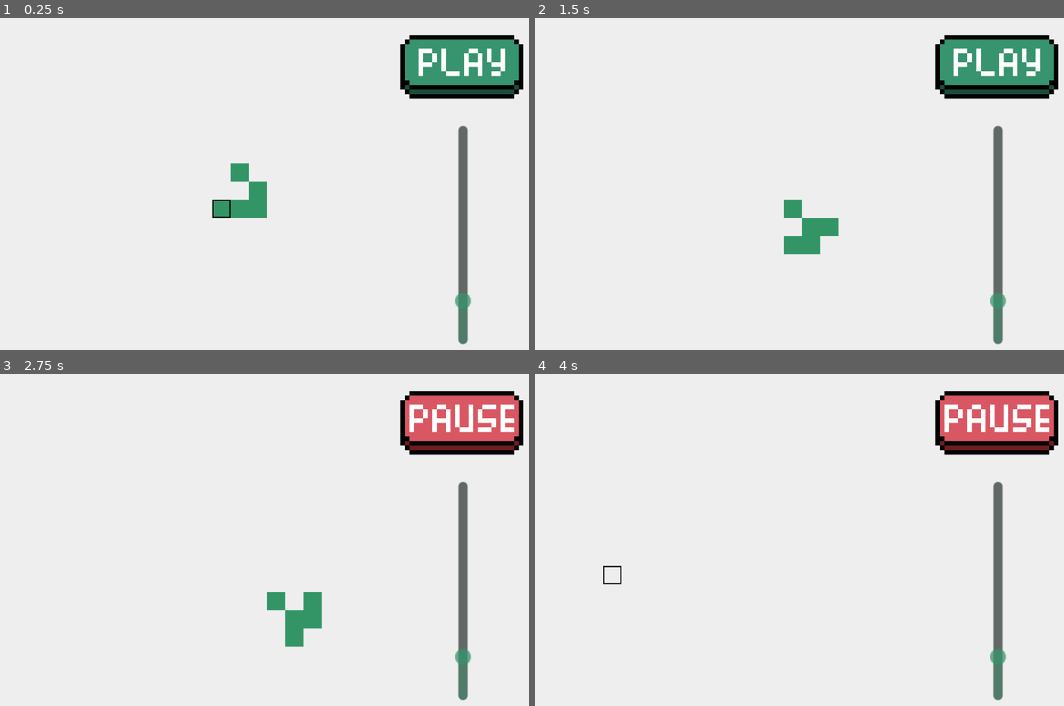
Above: before the commit, frames 1-4 (two rows, left to right).
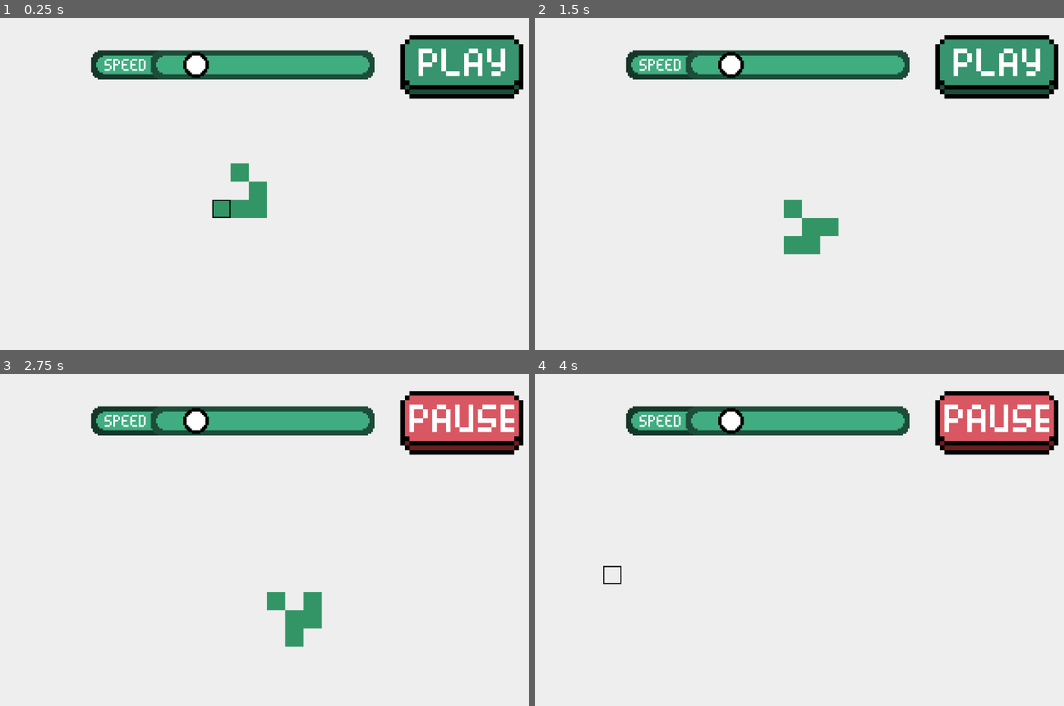
Above: after the commit, the same moments.

Repository: amaark/conways-game-of-life
Game: Godot game, scene res://scenes/main.tscn
Same seed, same stepped clock (60 frames per second), same inputs: the game is played once before the commit and once after it.
Inputs (mouse positions are in pixels of both pictures, inside the frame that each line leads up to):
- Up to frame 1 (0.25 s): no input
- Up to frame 2 (1.5 s): click (995, 67) at 0.5 s; click (995, 67) at 1.25 s
- Up to frame 3 (2.75 s): click (460, 423) at 2 s
- Up to frame 4 (4 s): move the mouse to (889, 540) at 2.77 s; hold S (camera_move_down) 2.78-3.53 s; move the mouse to (614, 576) at 3.52 s; tap A (camera_move_left) at 3.6 s

The runs differ from the first frame. In frame 1, 5.7% of the frame differs, in the area x 17-90%, y 9-99%; in frame 2, 5.7%; in frame 3, 5.7%; in frame 4, 5.7%.

Commit message:
Add speed slider texture

Diff:
--- a/scenes/hud.tscn
+++ b/scenes/hud.tscn
@@ -1,8 +1,22 @@
-[gd_scene load_steps=4 format=3 uid="uid://c3tgrqapc58i2"]
+[gd_scene load_steps=9 format=3 uid="uid://c3tgrqapc58i2"]
 
 [ext_resource type="Script" uid="uid://ccfa013abxouy" path="res://scripts/hud.gd" id="1_5ysmq"]
 [ext_resource type="Texture2D" uid="uid://dsu8q2433rdel" path="res://assets/play_button_normal.png" id="2_5ysmq"]
 [ext_resource type="Texture2D" uid="uid://dy8bxxauxkbtl" path="res://assets/play_button_pressed.png" id="3_6fi6k"]
+[ext_resource type="Texture2D" uid="uid://5qk4h37tomqy" path="res://assets/slider-grabber.png" id="4_uo2fv"]
+[ext_resource type="Texture2D" uid="uid://p207mpmgf37l" path="res://assets/slider-bar.png" id="5_047uy"]
+
+[sub_resource type="StyleBoxTexture" id="StyleBoxTexture_5pdws"]
+texture = ExtResource("5_047uy")
+texture_margin_left = 65.0
+texture_margin_top = 8.0
+texture_margin_right = 66.0
+texture_margin_bottom = 9.0
+expand_margin_left = 35.0
+
+[sub_resource type="StyleBoxEmpty" id="StyleBoxEmpty_uo2fv"]
+
+[sub_resource type="StyleBoxEmpty" id="StyleBoxEmpty_047uy"]
 
 [node name="HUD" type="CanvasLayer"]
 script = ExtResource("1_5ysmq")
@@ -20,23 +34,27 @@
 texture_pressed = ExtResource("3_6fi6k")
 stretch_mode = 0
 
-[node name="SpeedSlider" type="VSlider" parent="."]
-modulate = Color(0.21568628, 0.5803922, 0.43137255, 1)
+[node name="SpeedSlider" type="HSlider" parent="."]
 anchors_preset = 1
 anchor_left = 1.0
 anchor_right = 1.0
-offset_left = -152.0
-offset_top = 190.0
-offset_right = -136.0
-offset_bottom = 382.0
+offset_left = -684.0
+offset_top = 57.0
+offset_right = -553.0
+offset_bottom = 74.0
 grow_horizontal = 0
-scale = Vector2(2, 2)
+scale = Vector2(3, 3)
+theme_override_icons/grabber = ExtResource("4_uo2fv")
+theme_override_icons/grabber_highlight = ExtResource("4_uo2fv")
+theme_override_icons/grabber_disabled = ExtResource("4_uo2fv")
+theme_override_styles/slider = SubResource("StyleBoxTexture_5pdws")
+theme_override_styles/grabber_area = SubResource("StyleBoxEmpty_uo2fv")
+theme_override_styles/grabber_area_highlight = SubResource("StyleBoxEmpty_047uy")
 min_value = 0.2
 max_value = 5.0
 step = 0.2
 value = 1.0
 scrollable = false
-ticks_position = 3
 
 [connection signal="pressed" from="PlayButton" to="." method="_on_play_button_pressed"]
 [connection signal="value_changed" from="SpeedSlider" to="." method="_on_speed_slider_value_changed"]
Binary file added: assets/slider-bar.png
Not shown, added: assets/slider-bar.png.import
Binary file added: assets/slider-grabber.png
Not shown, added: assets/slider-grabber.png.import
